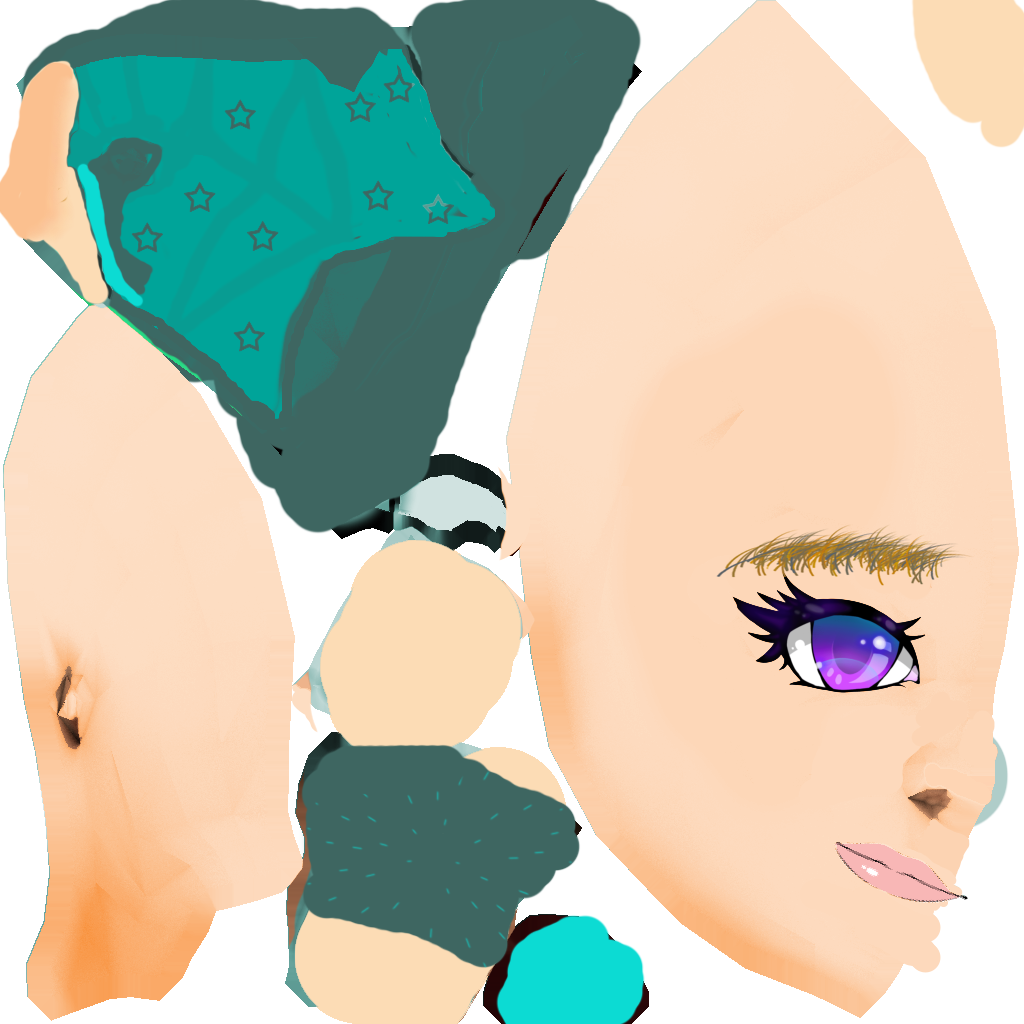
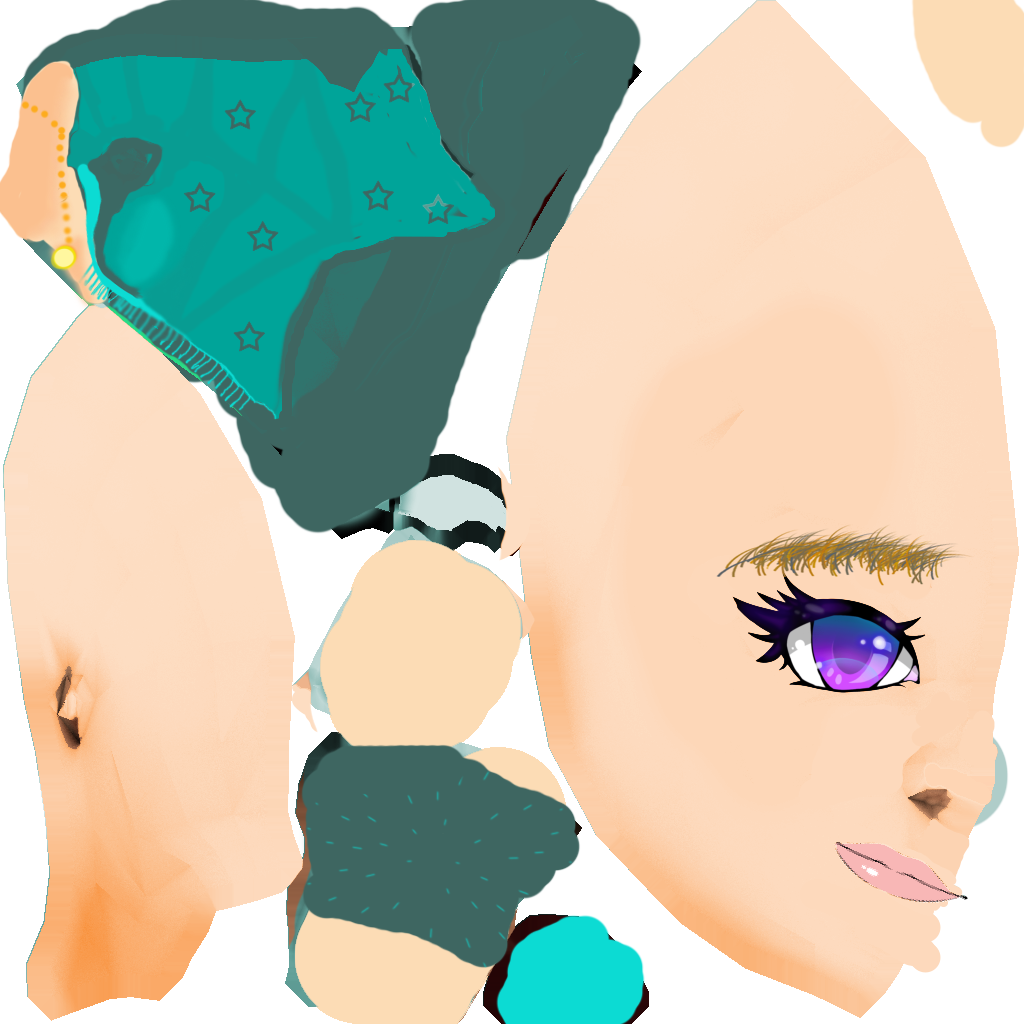
Comparing the layer stacks of the two 1024px x 1024px images. Changes:
added layer "Layer 5" above "Layer 6" over [21, 100, 277, 420]
added layer "Layer 6" above "ceja" over [45, 228, 102, 310]
painted on "Layer 4" over [21, 100, 277, 420]
